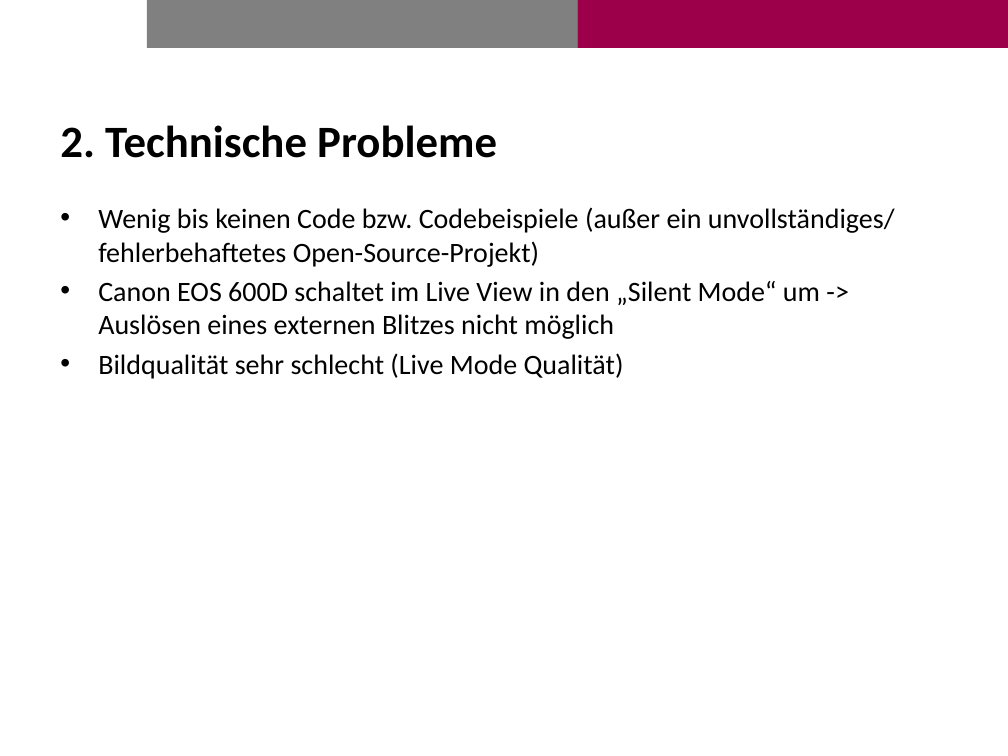
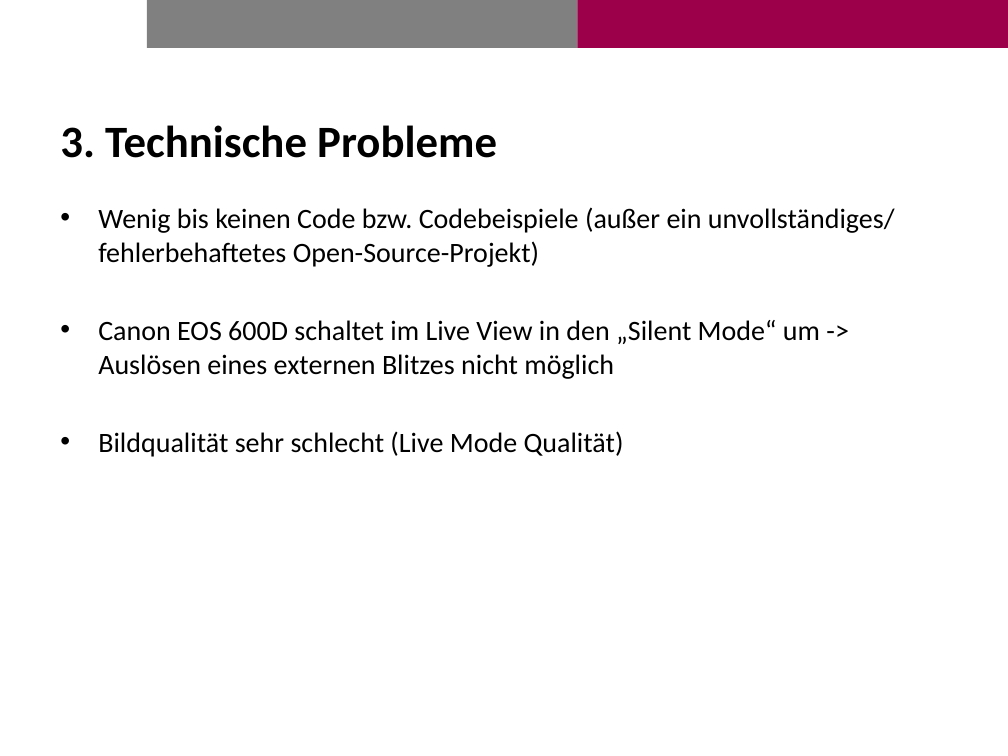
Before and after one commit to Brias/Photo-Booth, a slide deck: slide 5 of presentation/presentation.pptx. Drawn at 1008x756 pixels with LibreOffice and Linux fonts; fonts in the diff are those of the drawing; background and template pictures are left out. Boxes give left, top, right and bottom in pixels: in the first picture for what was removed or moved away, otherwise in the second. Text is boxed around its words. In the diff, an @@ line names an element or a change of style, - is before the commit and + after.

```diff
--- a/presentation/presentation.pptx
+++ b/presentation/presentation.pptx
@@ title at (60,125,497,158): text changed @@
-2. Technische Probleme
+3. Technische Probleme
@@ text "Wenig bis keinen Code bzw. ..." rewrapped from (98,207,895,379) to (98,207,895,457) @@
```
Also in this commit, not shown: 12 other slides changed, 1 slide added, 1 slide removed, 7 other files.
